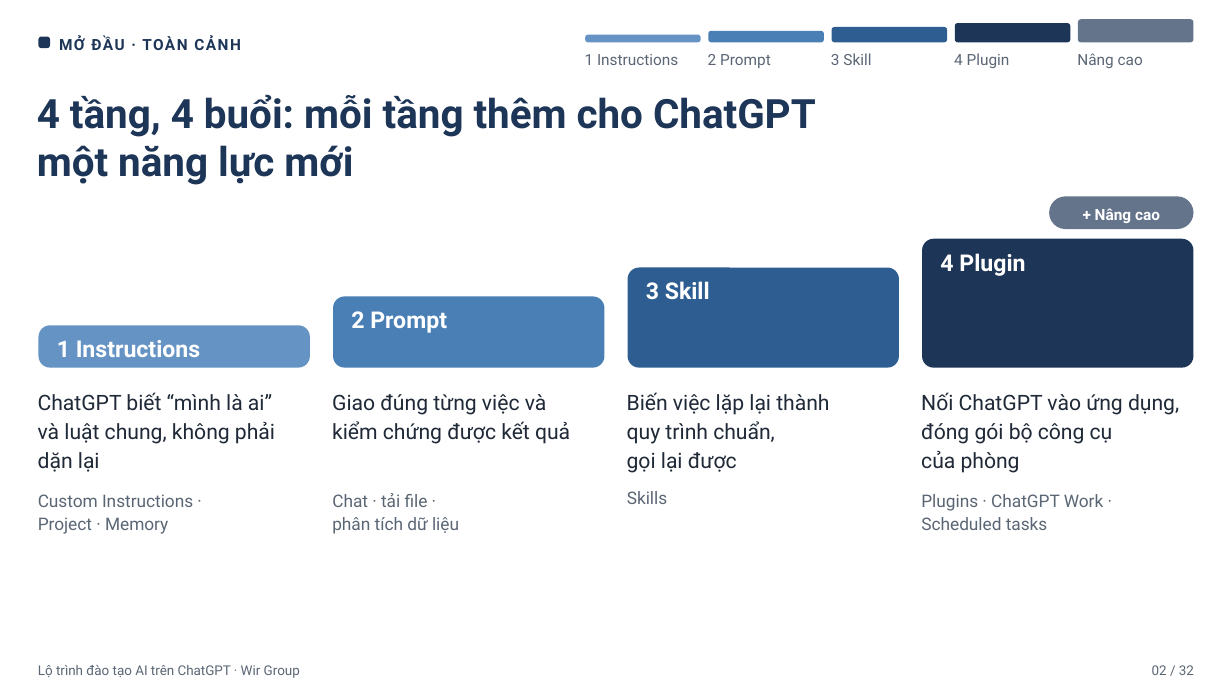
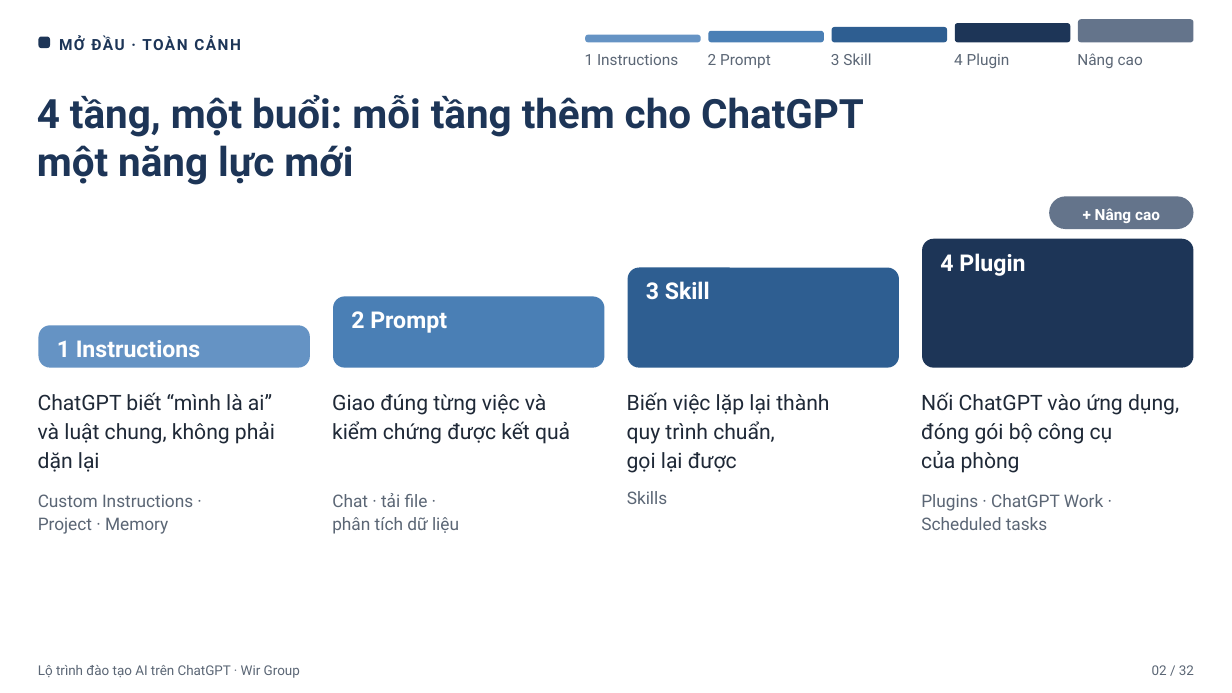
Before and after one commit to zFinnz/WirAi, a slide deck: slide 2 of slides/Lo-trinh-dao-tao-AI-ChatGPT-Wir-Group.pptx. Drawn at 1232x693 pixels with LibreOffice and Linux fonts; fonts in the diff are those of the drawing. Boxes give left, top, right and bottom in pixels: in the first picture for what was removed or moved away, otherwise in the second. Text is boxed around its words. In the diff, an @@ line names an element or a change of style, - is before the commit and + after.

```diff
--- a/slides/Lo-trinh-dao-tao-AI-ChatGPT-Wir-Group.pptx
+++ b/slides/Lo-trinh-dao-tao-AI-ChatGPT-Wir-Group.pptx
@@ text at (x1=37, y1=94, x2=864, y2=185): text changed @@
-4 tầng, 4 buổi: mỗi tầng thêm cho ChatGPT
-một năng lực mới
+4 tầng, một buổi: mỗi tầng thêm cho ChatGPT
+một năng lực mới
```
Also in this commit, not shown: 1 other slide changed, 3 other files.
